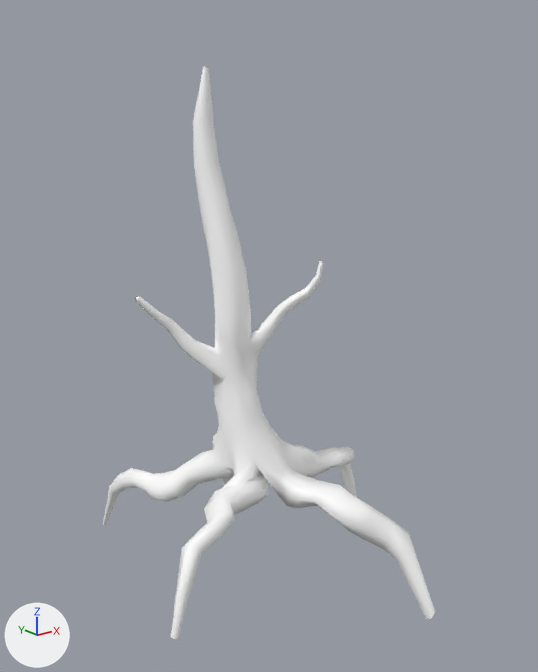
One commit to the FBX model Danki2/Assets/Meshes/Environment/Natural/Trees/Pine2_prop_static_mesh.fbx: the scene before it, then after it.
The view is the same before and after, from a 50 mm camera at (-8.06, -10.89, 7.34) aimed at (0.53, -0.16, 3.05). The axes (+X, +Y, +Z) are drawn at lower left. The lights are the same throughout. Where no turn or scale is listed for an object, it has been applied to the vertices.

In view in the first picture: 'Pine2'.
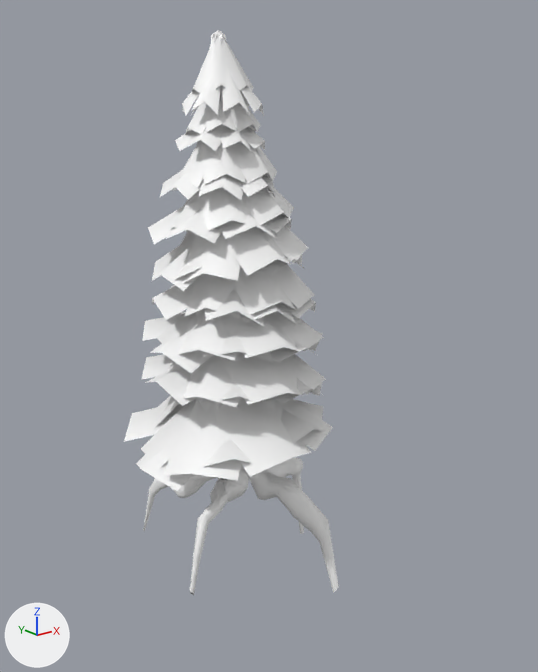
Boxes [x1, y1, x2, y2] around the edits, measured in the pictures (538 x 672 px; the box of a moved part takes in the faces that stretch with it):
'Pine2_Leaves', added
    after: [124, 30, 333, 491]
'Pine2', reshaped, moved, turned, rescaled
    before: [103, 67, 435, 641]
    after: [143, 458, 339, 595]
part 1 of me_mesh, moved or reshaped
    before: [135, 85, 324, 494]
    after: [201, 464, 258, 489]

The change in detail:
Material 'lambert3' (mat_lambert3) is new.
Its base color is (1.0, 1.0, 1.0) (white #ffffff).
me_mesh is used by ob_pine2; location (0.15, -0.46, 0.42); rotation (1.571, 0.0, 0.0), in degrees (90, 0, 0); scale (0.01, 0.01, 0.01).
me_mesh had 720 vertices, 730 faces and spanned x -284.0..350.0, y -273.0..756.0, z -397.0..324.0.
me_mesh now has 708 vertices, 718 faces and spans x -284.0..350.0, y -273.0..756.0, z -397.0..324.0.
me_mesh part 1: 190 vertices moved from x -78.0..106.0, y -13.0..662.0, z -191.0..27.0 to x -98.0..107.0, y -13.0..678.0, z -189.0..27.0; 106 vertices removed from x -184.0..145.0, y 123.0..403.0, z -149.0..10.0; 94 vertices added at x -193.0..136.0, y 124.0..296.0, z -133.0..27.0.
Mesh me_mesh_001 is new.
It has 756 vertices, 252 faces and spans x -2.31..1.77, y -2.24..2.04, z -3.91..4.05.
It uses material mat_lambert3 (its picture is missing).
Object 'Pine2' (ob_pine2) moves from (0.15, -0.46, 0.42) to (0.01, -0.07, 0.42).
Object 'Pine2' (ob_pine2) turns from (90, 0, 0) to (94, 0, 0) degrees about x, y and z.
Object 'Pine2' (ob_pine2) is rescaled from (0.01, 0.01, 0.01) to (0.00606, 0.01, 0.00606).
Object 'Pine2_Leaves' (ob_pine2_leaves) is new; it shows me_mesh_001.
Its location is (0.21, 0.44, 4.49).
